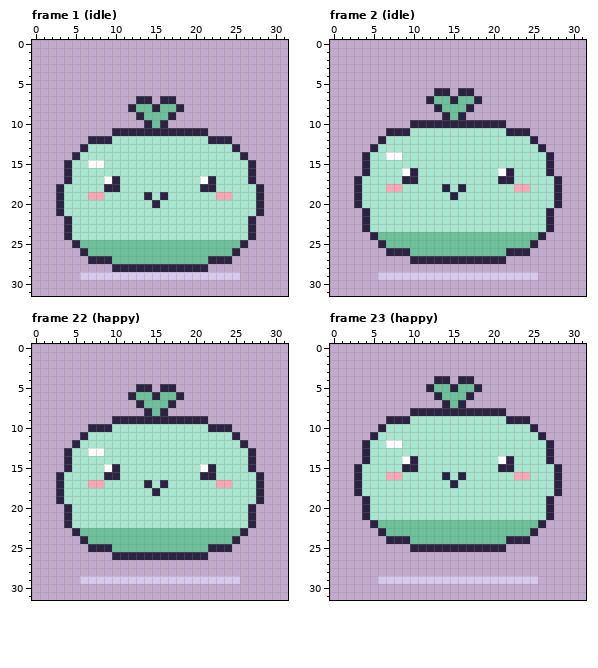
Edited in one commit: pixel-art file (art/characters/nature/sprig.aseprite). The picture above is the old version.
32x32 pixels, 36 frames. Shown: frame 1 (idle), frame 2 (idle), frame 22 (happy), frame 23 (happy). The commit also changed other frames, which this record leaves out.
After:
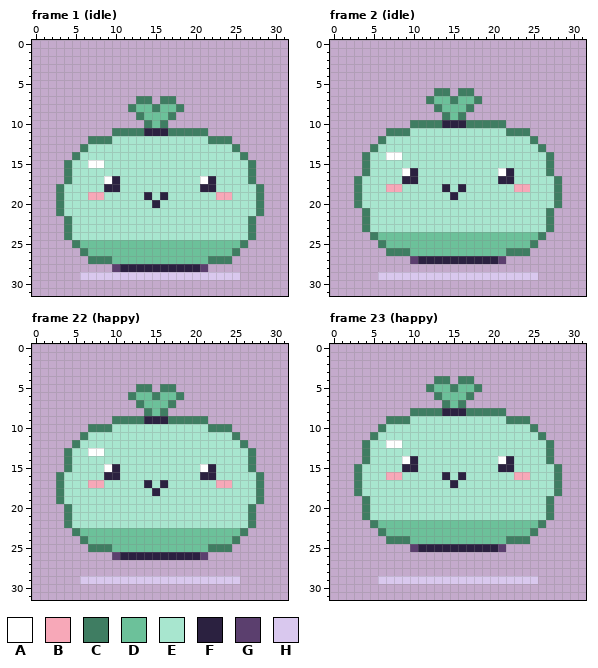
Palette (. is transparent): A #ffffff  B #f7a8b8  C #3f7d62  D #6cc19a  E #a8e6cf  F #2b2140  G #5b3f6e  H #d9c8ee
Diff:
Changed rows in their new state; - is an unchanged pixel.
Frame 1 (idle), layer "pet":
first column x 3:
 7 ----------CC-CC-----------
 8 ---------C--C--C----------
 9 ----------C---C-----------
10 -----------C-C------------
11 -------CCCC---CCCCC-------
12 ----CCC------------CCC----
13 ---C------------------C---
14 --C--------------------C--
15 -C----------------------C-
16 -C----------------------C-
17 -C----------------------C-
18 C------------------------C
19 C------------------------C
20 C------------------------C
21 C------------------------C
22 -C----------------------C-
23 -C----------------------C-
24 -C----------------------C-
25 --C--------------------C--
26 ---C------------------C---
27 ----CCC------------CCC----
28 -------G----------G-------
Frame 2 (idle), layer "pet":
first column x 3:
 6 ----------CC-CC-----------
 7 ---------C--C--C----------
 8 ----------C---C-----------
 9 -----------C-C------------
10 -------CCCC---CCCCC-------
11 ----CCC------------CCC----
12 ---C------------------C---
13 --C--------------------C--
14 -C----------------------C-
15 -C----------------------C-
16 -C----------------------C-
17 C------------------------C
18 C------------------------C
19 C------------------------C
20 C------------------------C
21 -C----------------------C-
22 -C----------------------C-
23 -C----------------------C-
24 --C--------------------C--
25 ---C------------------C---
26 ----CCC------------CCC----
27 -------G----------G-------
Frame 22 (happy), layer "pet":
first column x 3:
 5 ----------CC-CC-----------
 6 ---------C--C--C----------
 7 ----------C---C-----------
 8 -----------C-C------------
 9 -------CCCC---CCCCC-------
10 ----CCC------------CCC----
11 ---C------------------C---
12 --C--------------------C--
13 -C----------------------C-
14 -C----------------------C-
15 -C----------------------C-
16 C------------------------C
17 C------------------------C
18 C------------------------C
19 C------------------------C
20 -C----------------------C-
21 -C----------------------C-
22 -C----------------------C-
23 --C--------------------C--
24 ---C------------------C---
25 ----CCC------------CCC----
26 -------G----------G-------
Frame 23 (happy), layer "pet":
first column x 3:
 4 ----------CC-CC-----------
 5 ---------C--C--C----------
 6 ----------C---C-----------
 7 -----------C-C------------
 8 -------CCCC---CCCCC-------
 9 ----CCC------------CCC----
10 ---C------------------C---
11 --C--------------------C--
12 -C----------------------C-
13 -C----------------------C-
14 -C----------------------C-
15 C------------------------C
16 C------------------------C
17 C------------------------C
18 C------------------------C
19 -C----------------------C-
20 -C----------------------C-
21 -C----------------------C-
22 --C--------------------C--
23 ---C------------------C---
24 ----CCC------------CCC----
25 -------G----------G-------
Where, in picture pixels (left, top, right, bottom), the same in both pictures:
changed: (56, 96, 264, 272)
changed: (354, 88, 562, 264)
changed: (56, 384, 264, 560)
changed: (354, 376, 562, 552)
